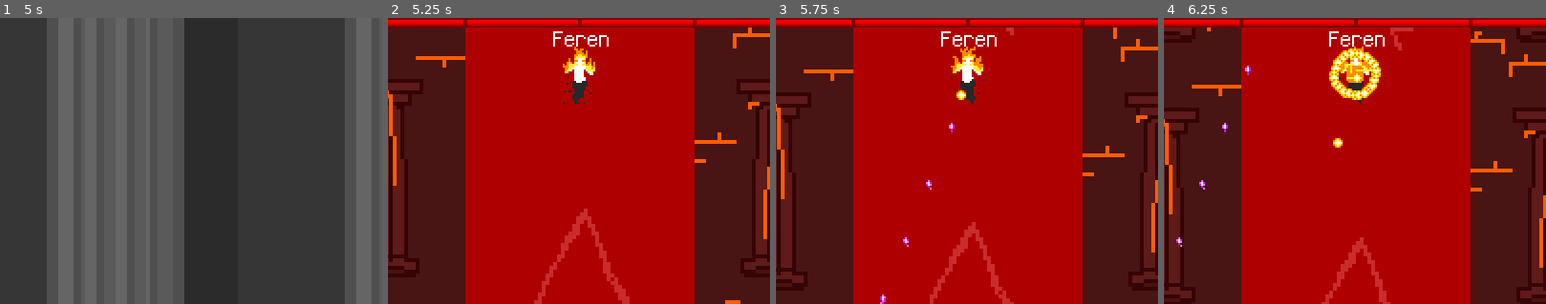
Above: before the commit, frames 1-4 (left to right).
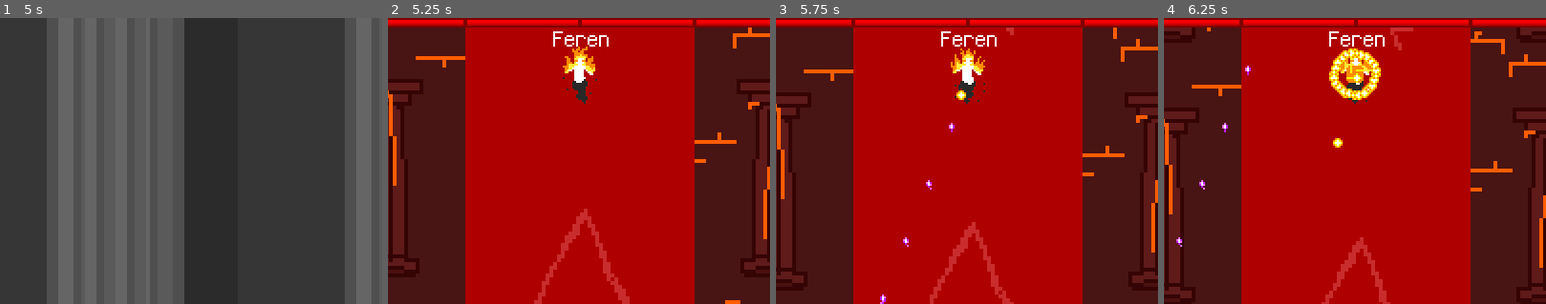
Above: after the commit, the same moments.

Repository: Voltinus/rimu
Game: Godot game, scene res://levels/LanguageSelector/LanguageSelector.tscn
Two runs of this game, one before a commit and one after it. Both use one fixed random seed, a clock stepped at 60 frames per second and the inputs below.
Inputs (mouse positions are % of the whole screen's width and height, from its top left):
- Up to frame 1 (5 s): click (50, 37) at 0.5 s; click "New game" at 1.25 s; tap Enter (dialogue_skip) at 2, 3.5 s; hold D (move_right) 2.03-2.78 s; tap Space at 2.75, 4.25 s; hold S (move_down) 2.78-3.53 s; hold D (move_right) 3.53-4.28 s; hold W (move_up) from 4.28 s (still down)
- Up to frame 2 (5.25 s): tap Enter (dialogue_skip) at 5 s; release W (move_up) at 5.03 s; hold A (move_left) from 5.03 s (still down)
- Up to frame 3 (5.75 s): keep holding A (move_left)
- Up to frame 4 (6.25 s): keep holding A (move_left)
The pictures show only the part of the screen within x 5-55%, y 0-50%; the shares and areas given below are measured in that part.

Frame 1 is identical in both runs. In frame 2, 0.2% of the frame differs, in the area x 45-55%, y 10-30%; in frame 3, 0.2%; in frame 4, less than 0.1%.

Commit message:
Renamed some functions

Diff:
--- a/actors/Enemy/Enemy.tscn
+++ b/actors/Enemy/Enemy.tscn
@@ -137,7 +137,7 @@
 [node name="AnimatedSprite" type="AnimatedSprite" parent="."]
 frames = SubResource( 16 )
 animation = "fire"
-frame = 2
+frame = 1
 playing = true
 
 [node name="CollisionShape2D" type="CollisionShape2D" parent="."]
--- a/levels/Level1Fire/Enemy.gd
+++ b/levels/Level1Fire/Enemy.gd
@@ -32,7 +32,7 @@
 		yield(get_tree().create_timer(0.15), 'timeout')
 	callback_ended = true
 
-func fn():
+func triple_burst():
 	shooting = false
 	for _i in range(3):
 		for j in range(5):
--- a/templates/Dialogue/Dialogue.tscn
+++ b/templates/Dialogue/Dialogue.tscn
@@ -46,6 +46,9 @@
 margin_right = 400.0
 margin_bottom = 300.0
 color = Color( 0, 0, 0, 1 )
+__meta__ = {
+"_edit_use_anchors_": false
+}
 
 [node name="Name" type="Label" parent="."]
 modulate = Color( 1, 0, 0, 1 )
Not shown: 1 places in templates/Level/Level.tscn that only renumber resources
Not shown, added: actors/Player/DIR505A1_FW107B18.bin
